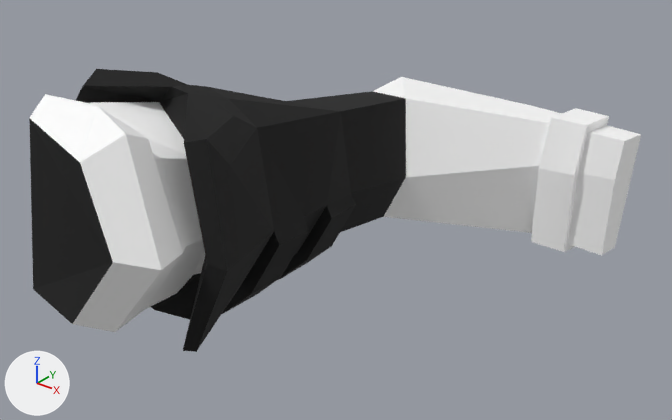
Renders of the glTF model client/public/models/parts/modular-fantasy-hero__SK_Chr_LegRight_Male_04.glb from each side of a commit.
Both versions are drawn from a 50 mm lens placed at (36.6, -66.6, 105.7), pointed at (0.4, -21.4, 77.7). The axes (+X, +Y, +Z) are drawn at lower left. The lights are the same throughout. The picture after the commit comes second. Where no turn or scale is listed for an object, it has been applied to the vertices. Vertices at exactly the same position are counted once.

Names of what the first picture shows: 'SK_Chr_LegRight_Male_04'.
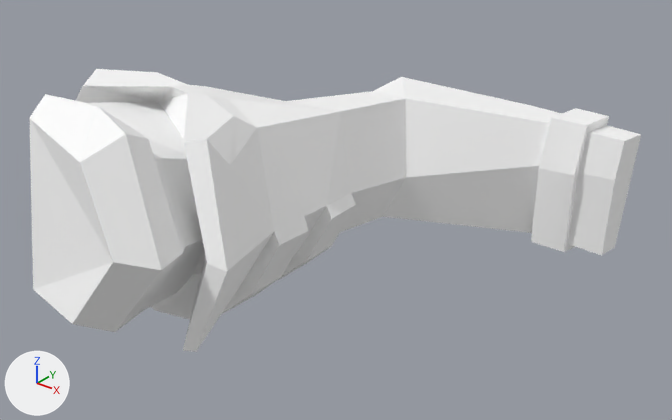
What changed in the scene script:
```text
Change mat_character:
    where n0 = _N.new('ShaderNodeBsdfPrincipled'); n0.name = 'Principled BSDF'
    add n0.inputs[0].default_value = (1.0, 1.0, 1.0, 1.0)  # 'Base Color', white #ffffff
    remove n2 = _N.new('ShaderNodeVertexColor'); n2.name = 'Color Attribute'
    remove _L.new(n2.outputs[0], n0.inputs[0])  # 'Color' to 'Base Color'
Change me_mesh_0:
    where me_mesh_0.from_pydata(...)  # 156 vertices, 308 faces; spans x -13.9..13.5, y -42.0..-0.7, z -19.4..1.2
    used by ob_sk_chr_legright_male_04; location = (0.0, 0.0, 87.63)
    me_mesh_0 part 1: vertex colours changed
```

Changed parts and their boxes (x1, y1, x2, y2) in the pictures (672 x 420 px):
'SK_Chr_LegRight_Male_04', recoloured (lighter): (29, 69, 413, 352) in both
